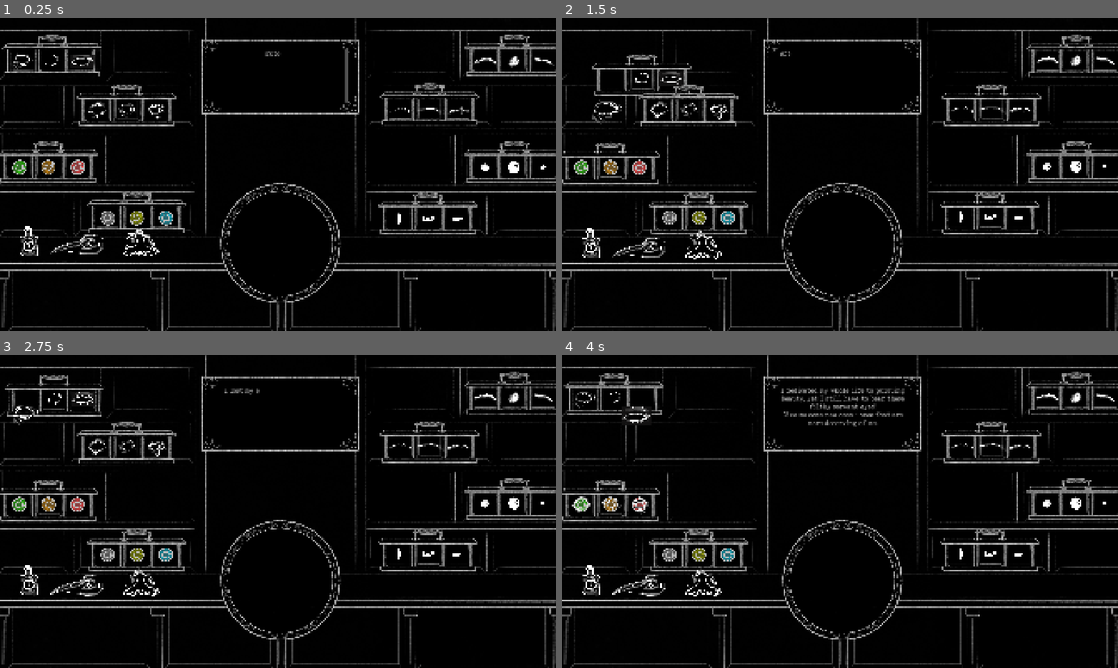
Above: before the commit, frames 1-4 (two rows, left to right).
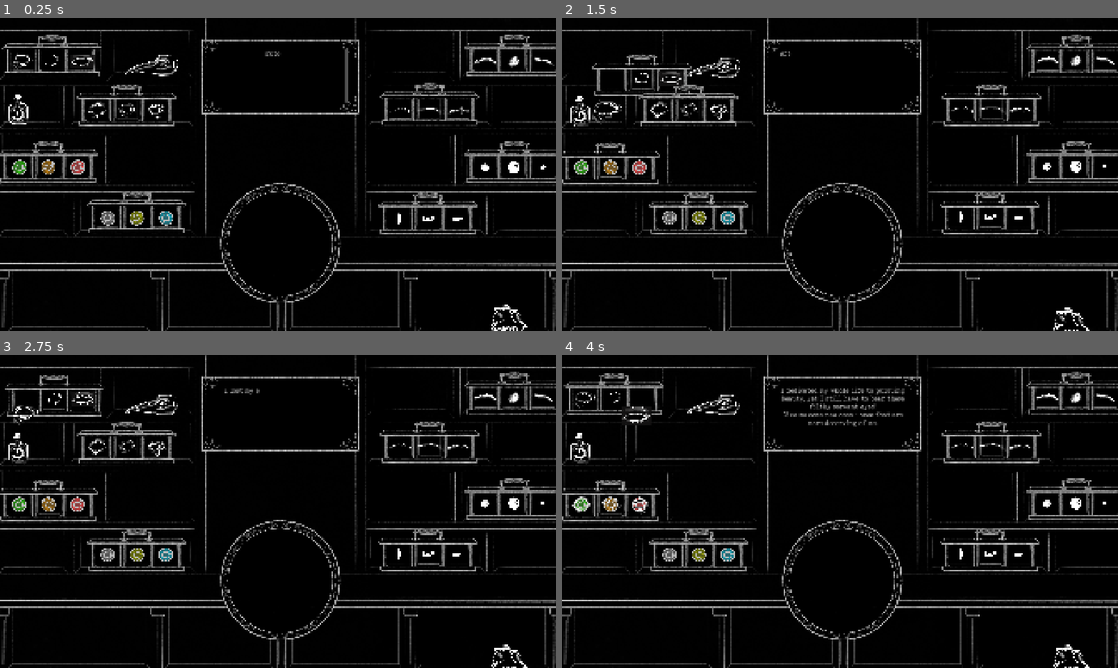
Above: after the commit, the same moments.

Repository: MarkusSecundus/Gamestudies-Experiment
Game: Godot game, scene res://scenes/MainScene.tscn
Same seed, same stepped clock (60 frames per second), same inputs: the game is played once before the commit and once after it. Sound files missing from this copy of the repository are replaced by a short silence.
Inputs (mouse positions are in pixels of both pictures, inside the frame that each line leads up to):
- Up to frame 1 (0.25 s): no input
- Up to frame 2 (1.5 s): drag from (612, 36) to (689, 86) at 0.52 s; drag from (628, 89) to (578, 168) at 1.27 s
- Up to frame 3 (2.75 s): move the mouse to (61, 405) at 2.02 s; click (61, 405) at 2.17 s
- Up to frame 4 (4 s): drag from (645, 398) to (612, 480) at 2.77 s; drag from (689, 423) to (612, 480) at 3.52 s

The runs differ from the first frame. In frame 1, 1.1% of the frame differs, in the area x 1-95%, y 11-100%; in frame 2, 1.0%; in frame 3, 1.0%; in frame 4, 1.0%.

Commit message:
minor tweaks

Diff:
--- a/scenes/MainScene.tscn
+++ b/scenes/MainScene.tscn
@@ -795,7 +795,7 @@
 [node name="Decoration" type="Node2D" parent="."]
 
 [node name="Potion" type="Node2D" parent="Decoration"]
-position = Vector2(101, 815)
+position = Vector2(64, 360)
 script = ExtResource("21_5ha8j")
 
 [node name="DecorPotion" type="Sprite2D" parent="Decoration/Potion"]
@@ -818,7 +818,7 @@
 shape = SubResource("RectangleShape2D_5ha8j")
 
 [node name="Mask" type="Node2D" parent="Decoration"]
-position = Vector2(287, 805)
+position = Vector2(544, 188)
 script = ExtResource("21_5ha8j")
 
 [node name="DecorMask" type="Sprite2D" parent="Decoration/Mask"]
@@ -841,7 +841,7 @@
 shape = SubResource("RectangleShape2D_xuwja")
 
 [node name="Glasses" type="Node2D" parent="Decoration"]
-position = Vector2(487, 805)
+position = Vector2(1756, 1063)
 script = ExtResource("21_5ha8j")
 
 [node name="DecorGlasses" type="Sprite2D" parent="Decoration/Glasses"]
@@ -1318,6 +1318,7 @@
 questions = ExtResource("36_u55b3")
 
 [node name="BigEyeShowcase" type="Control" parent="."]
+visible = false
 modulate = Color(1, 1, 1, 0.45490196)
 layout_mode = 1
 anchor_right = 1.01
@@ -1361,10 +1362,9 @@
 texture = ExtResource("17_7wwop")
 
 [node name="Eye" type="Sprite2D" parent="BigEyeShowcase/BigEye"]
-visible = false
 position = Vector2(-12.533447, 2.4665222)
 scale = Vector2(0.49291644, 0.49291644)
-texture = ExtResource("4_o3jky")
+texture = ExtResource("10_25dfr")
 
 [node name="EyePiedestal" type="Node2D" parent="."]
 z_index = 5
